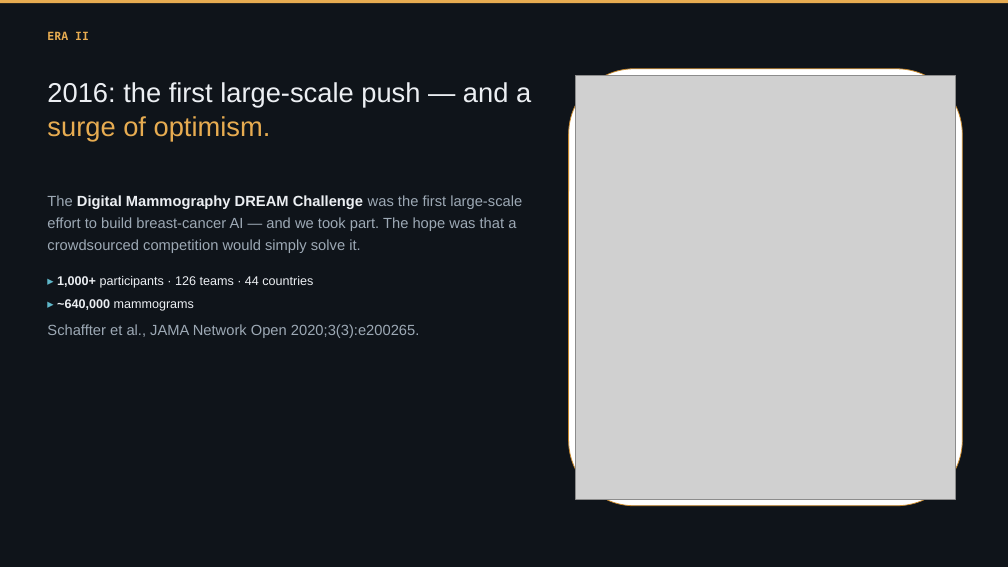
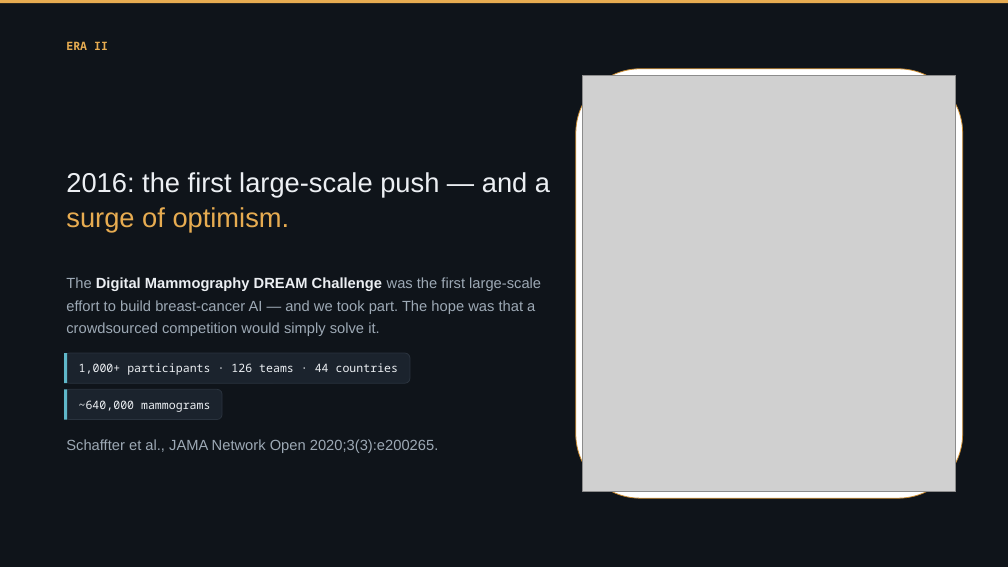
Before and after one commit to Emory-HITI/Mammo, a slide deck: slide 15 of keynote-iwbi-2026/pptx/IWBI2026_Trivedi_FULL_keynote.pptx. Drawn at 1008x567 pixels with LibreOffice and Linux fonts; fonts in the diff are those of the drawing; grey boxes stand for pictures. Boxes give left, top, right and bottom in pixels: in the first picture for what was removed or moved away, otherwise in the second. Text is boxed around its words. In the diff, an @@ line names an element or a change of style, - is before the commit and + after.

```diff
--- a/keynote-iwbi-2026/pptx/IWBI2026_Trivedi_FULL_keynote.pptx
+++ b/keynote-iwbi-2026/pptx/IWBI2026_Trivedi_FULL_keynote.pptx
@@ text "ERA II": place and size @@
-text "ERA II" at <box>47,31,89,40</box>
+text "ERA II" at <box>66,41,108,50</box>
@@ text "ERA II" at <box>66,41,108,50</box>: line spacing 1.14 to 1.28 @@
@@ rounded rectangle: place and size @@
-rounded rectangle at <box>569,69,963,506</box>
+rounded rectangle at <box>576,69,963,498</box>
@@ picture: place and size @@
-picture at <box>575,76,956,499</box>
+picture at <box>583,76,957,492</box>
@@ text "2016: the first large-scale push ...": place and size @@
-text "2016: the first large-scale push ..." at <box>47,82,531,141</box>
+text "2016: the first large-scale push ..." at <box>66,172,550,232</box>
@@ text "The Digital Mammography DREAM Challenge ...": place and size @@
-text "The Digital Mammography DREAM Challenge ..." at <box>47,195,522,253</box>
+text "The Digital Mammography DREAM Challenge ..." at <box>66,277,541,336</box>
@@ text "The Digital Mammography DREAM Challenge ..." at <box>66,277,541,336</box>: line spacing 1.25 to 1.28 @@
@@ rounded rectangle "1,000+ participants · 126 teams ...": place and size @@
-rounded rectangle "1,000+ participants · 126 teams ..." at <box>57,276,313,288</box>
+rounded rectangle "1,000+ participants · 126 teams ..." at <box>64,353,410,383</box>
@@ rounded rectangle "1,000+ participants · 126 teams ..." at <box>64,353,410,383</box>: vertical alignment top to middle; fill none to #1B232D; outline none to #2A333E 0.75 pt @@
@@ rectangle added at <box>64,353,67,383</box>, fill #5FB7C9 @@
@@ rounded rectangle "~640,000 mammograms" at <box>64,389,222,420</box>: vertical alignment top to middle; fill none to #1B232D; outline none to #2A333E 0.75 pt @@
@@ rounded rectangle "~640,000 mammograms": place and size @@
-rounded rectangle "~640,000 mammograms" at <box>57,299,194,311</box>
+rounded rectangle "~640,000 mammograms" at <box>64,389,222,420</box>
@@ rectangle added at <box>64,389,67,420</box>, fill #5FB7C9 @@
@@ text in rounded rectangle at <box>79,363,398,375</box>: text changed; size 12 to 11 pt; font Arial to Noto Sans Mono @@
-▸ 1,000+ participants · 126 teams · 44 countries
+1,000+ participants · 126 teams · 44 countries
@@ text in rounded rectangle at <box>79,400,210,412</box>: text changed; size 12 to 11 pt; font Arial to Noto Sans Mono @@
-▸ ~640,000 mammograms
+~640,000 mammograms
@@ text "Schaffter et al., JAMA Network ..." at <box>66,439,438,453</box>: line spacing 1.25 to 1.28 @@
@@ text "Schaffter et al., JAMA Network ...": place and size @@
-text "Schaffter et al., JAMA Network ..." at <box>47,324,419,338</box>
+text "Schaffter et al., JAMA Network ..." at <box>66,439,438,453</box>
```
Also in this commit, not shown: 57 other slides changed, 1 slide added, 1 slide removed, 14 other files.
